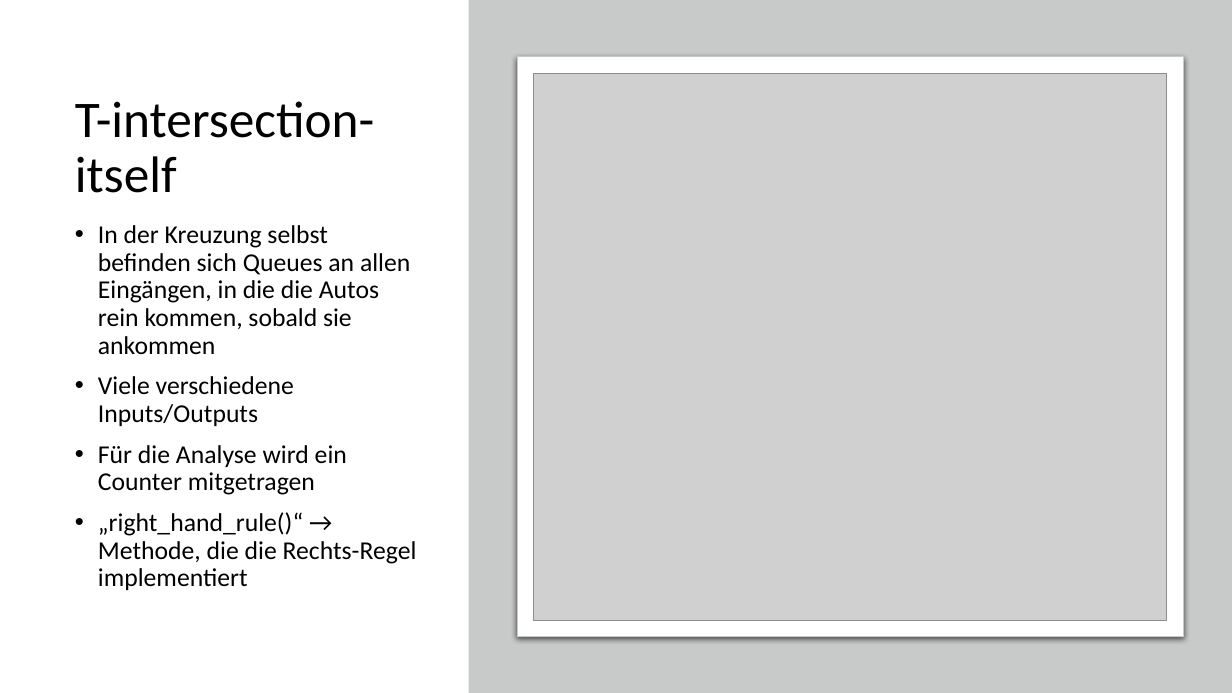
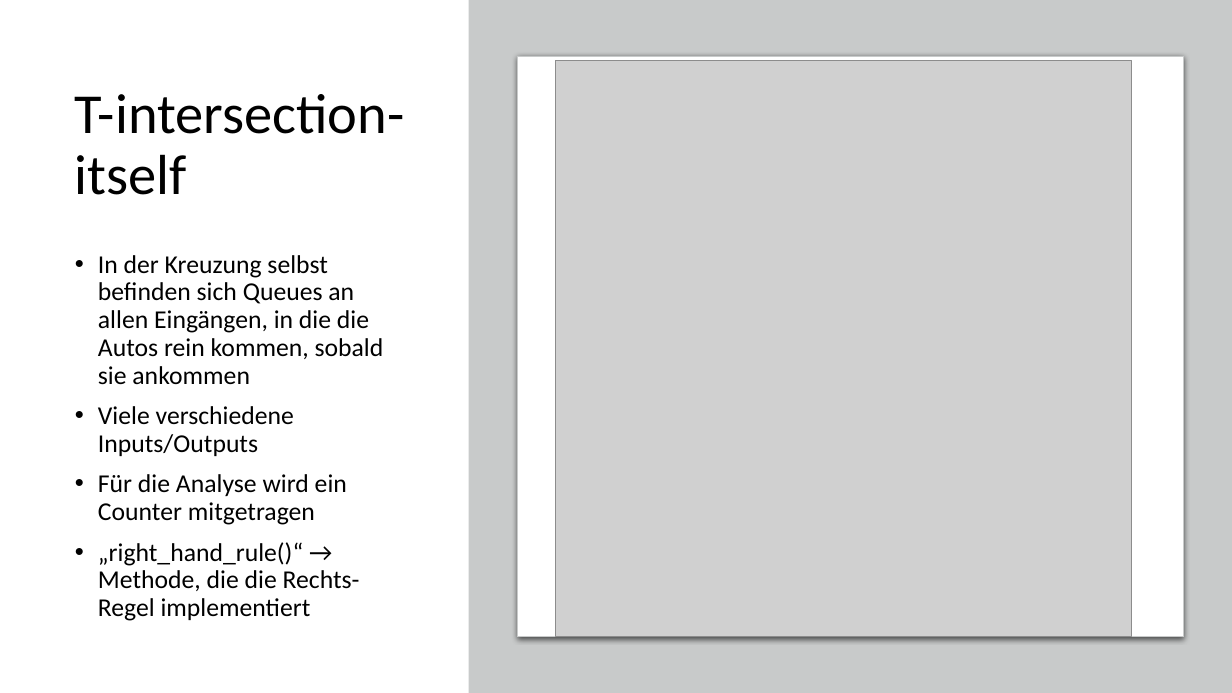
Before and after one commit to code-drey/car_simulation, a slide deck: slide 14 of Presentation/Traffic-flow-modeling-and-analysis.pptx (slide 12 before the commit). Drawn at 1232x693 pixels with LibreOffice and Linux fonts; fonts in the diff are those of the drawing; grey boxes stand for pictures. Boxes give left, top, right and bottom in pixels: in the first picture for what was removed or moved away, otherwise in the second. Text is boxed around its words. In the diff, an @@ line names an element or a change of style, - is before the commit and + after.

```diff
--- a/Presentation/Traffic-flow-modeling-and-analysis.pptx
+++ b/Presentation/Traffic-flow-modeling-and-analysis.pptx
@@ title "T-intersection-itself" at [75, 94, 405, 195]: size 40 to 44 pt @@
@@ picture: place and size @@
-picture at [534, 73, 1167, 620]
+picture at [556, 61, 1132, 637]
@@ text "In der Kreuzung selbst befinden ..." rewrapped from [98, 225, 417, 590] to [98, 255, 384, 621] @@
```
Also in this commit, not shown: 5 other slides changed, 3 slides added, 1 other file.
